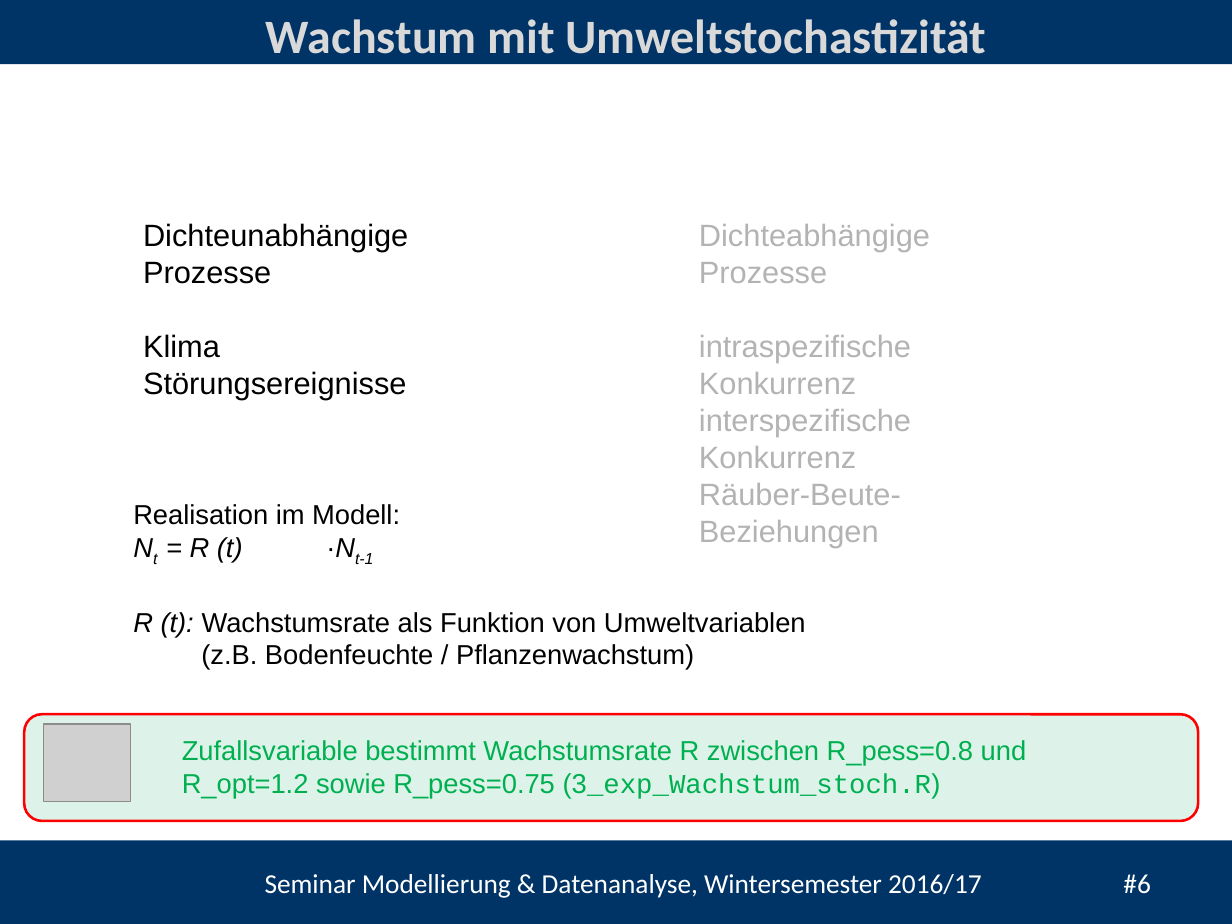
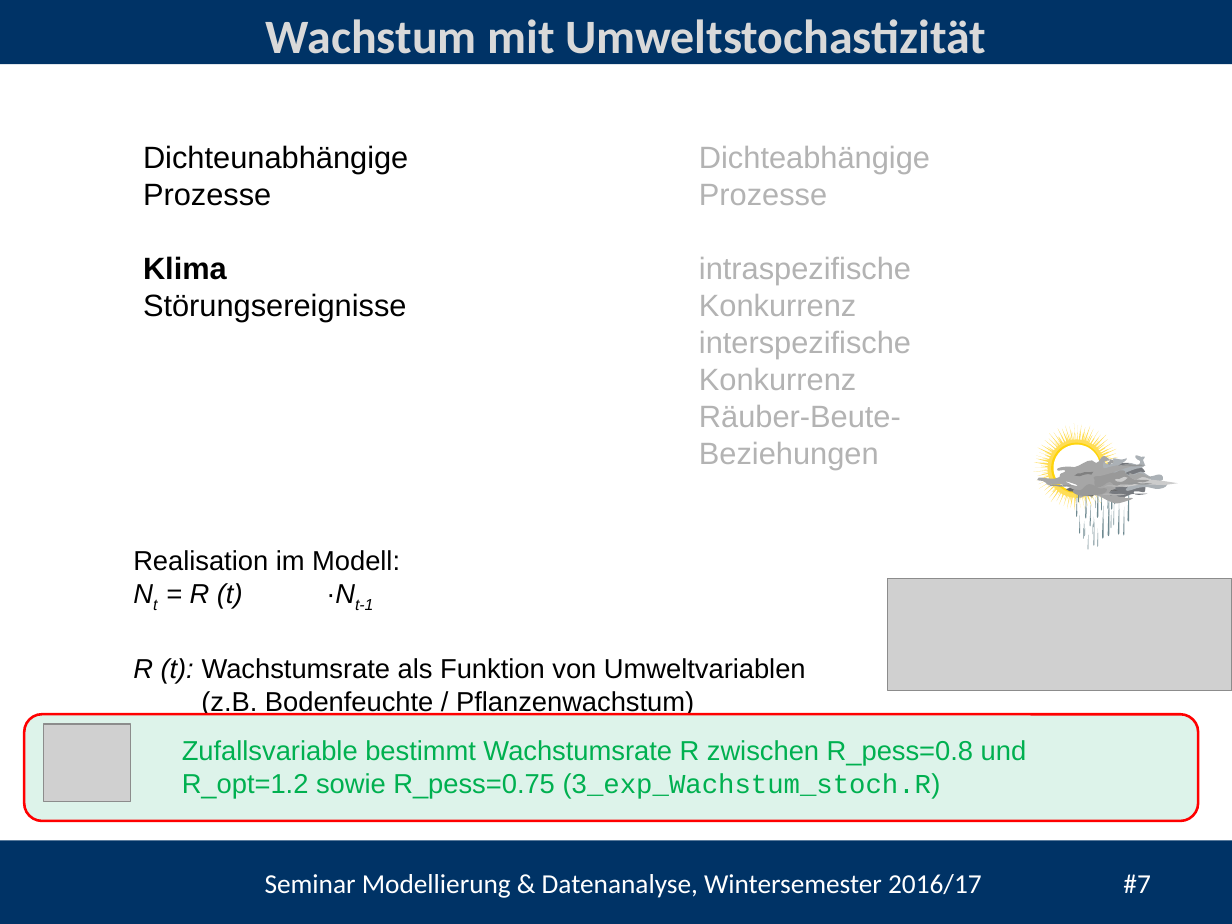
Before and after one commit to heistermann/Einf_Modellierung, a slide deck: slide 7 of Termin_5/Termin_5_Popolationsmodelle.pptx (slide 6 before the commit). Drawn at 1232x924 pixels with LibreOffice and Linux fonts; fonts in the diff are those of the drawing; grey boxes stand for pictures; background and template pictures are left out. Boxes give left, top, right and bottom in pixels: in the first picture for what was removed or moved away, otherwise in the second. Text is boxed around its words. In the diff, an @@ line names an element or a change of style, - is before the commit and + after.

```diff
--- a/Termin_5/Termin_5_Popolationsmodelle.pptx
+++ b/Termin_5/Termin_5_Popolationsmodelle.pptx
@@ text "Dichteunabhängige": place and size @@
-text "Dichteunabhängige" at <box>143,223,408,400</box>
+text "Dichteunabhängige" at <box>143,145,408,322</box>
@@ text "Dichteabhängige": place and size @@
-text "Dichteabhängige" at <box>699,224,930,547</box>
+text "Dichteabhängige" at <box>699,146,930,470</box>
@@ text at <box>143,256,227,280</box>: bold on in "Klima" @@
@@ group added at <box>1034,424,1178,549</box>: 45 freeform shapes, 3 ellipses @@
@@ text "Realisation im Modell:": place and size @@
-text "Realisation im Modell:" at <box>133,504,806,670</box>
+text "Realisation im Modell:" at <box>133,550,806,716</box>
@@ picture added at <box>887,578,1232,690</box> @@
@@ text at <box>265,874,1150,898</box>: text changed @@
-Seminar Modellierung & Datenanalyse, Wintersemester 2016/17 #6
+Seminar Modellierung & Datenanalyse, Wintersemester 2016/17 #7
```
Also in this commit, not shown: 5 other slides changed, 4 slides added, 3 other files.
